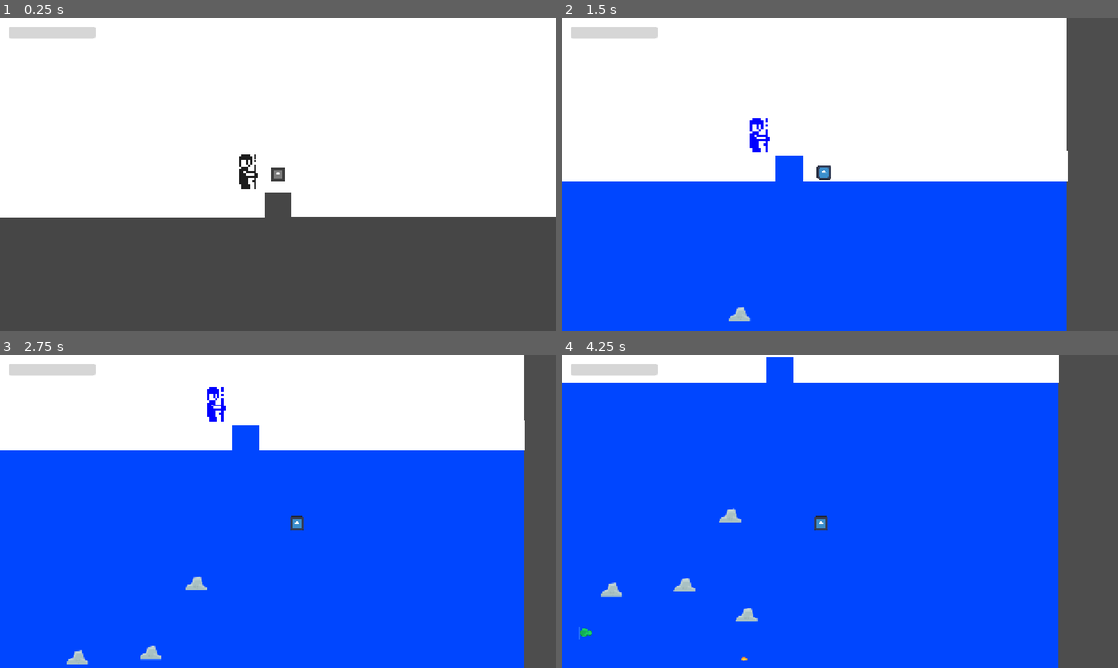
Above: before the commit, frames 1-4 (two rows, left to right).
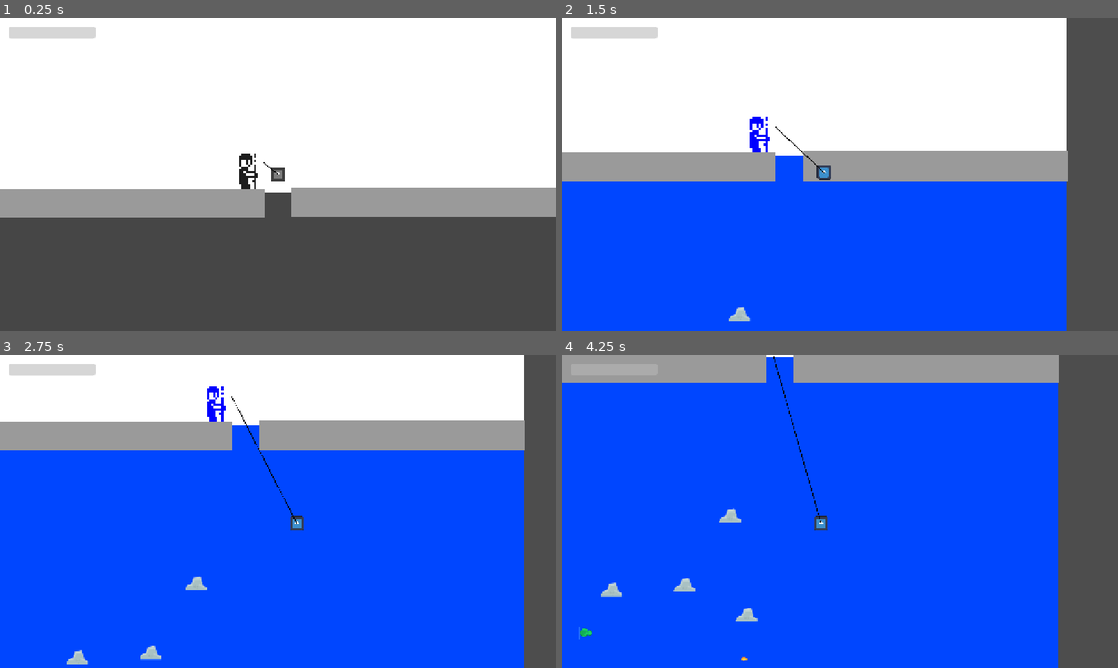
Above: after the commit, the same moments.

Repository: mason00james-cmyk/IceFisher
Game: Godot game, scene res://scenes/level_1.tscn
Same seed, same stepped clock (60 frames per second), same inputs: the game is played once before the commit and once after it. The engine's default icon, where the game draws it, is replaced by a stand-in: a white triangle on a blue panel in a dark square.
Inputs:
- Up to frame 1 (0.25 s): no input
- Up to frame 2 (1.5 s): tap Enter at 0.5 s; hold D (steer_right) 0.53-1.28 s; tap Space (cast) at 0.6 s; hold A (steer_left) from 1.28 s (still down); tap W (reel) at 1.35 s
- Up to frame 3 (2.75 s): release A (steer_left) at 2.03 s; hold D (steer_right) from 2.03 s (still down); tap Space (cast) at 2.1 s
- Up to frame 4 (4.25 s): tap W (reel) at 2.85 s; release D (steer_right) at 3.53 s; hold A (steer_left) from 3.53 s (still down); tap Space (cast) at 3.6 s

The runs differ from the first frame. In frame 1, 8.8% of the frame differs, in the area x 0-100%, y 43-64%; in frame 2, 8.2%; in frame 3, 8.5%; in frame 4, 7.6%.

Commit message:
sick fishing line
its a line

Diff:
--- a/scenes/level_1.tscn
+++ b/scenes/level_1.tscn
@@ -8,6 +8,7 @@
 [ext_resource type="PackedScene" uid="uid://d00pck1m3riht" path="res://scenes/target.tscn" id="5_fcfvj"]
 [ext_resource type="PackedScene" uid="uid://b6ga78ptpbccx" path="res://rock.tscn" id="7_pa8r4"]
 [ext_resource type="Texture2D" uid="uid://bqkskukqbvl3o" path="res://art/icefishing.png" id="8_15mv3"]
+[ext_resource type="Script" uid="uid://dm3vt8eqcajut" path="res://scripts/fishing_line.gd" id="9_e3sih"]
 
 [sub_resource type="CircleShape2D" id="CircleShape2D_l885w"]
 radius = 12.0
@@ -137,26 +138,39 @@
 offset_top = -8.0
 offset_right = -31.0
 offset_bottom = 60.0
+color = Color(0.6052743, 0.6052743, 0.6052743, 1)
 
 [node name="IceRight" type="ColorRect" parent="." unique_id=1201784927]
 offset_left = 32.0
 offset_top = -10.0
 offset_right = 642.0
 offset_bottom = 58.0
+color = Color(0.6052743, 0.6052743, 0.6052743, 1)
 
 [node name="Surface" type="Node2D" parent="." unique_id=1887086314]
 texture_filter = 1
 
 [node name="FishermanHold" type="Sprite2D" parent="Surface" unique_id=723793435]
-position = Vector2(-70, -47)
+position = Vector2(-70, -48.000004)
 scale = Vector2(5, 5)
 texture = ExtResource("8_15mv3")
 region_enabled = true
 region_rect = Rect2(80, 16, 16, 16)
 
 [node name="FishermanCast" type="Sprite2D" parent="Surface" unique_id=129736286]
-position = Vector2(-73, -47)
+position = Vector2(-73.00001, -48.000004)
 scale = Vector2(5, 5)
 texture = ExtResource("8_15mv3")
 region_enabled = true
 region_rect = Rect2(96, 16, 16, 16)
+
+[node name="RodTip" type="Marker2D" parent="Surface" unique_id=1047329616]
+position = Vector2(-33, -67)
+
+[node name="FishingLine" type="Line2D" parent="." unique_id=950122293 node_paths=PackedStringArray("rod_tip", "hook")]
+z_index = 1
+width = 2.0
+default_color = Color(0.0045364476, 0.004536448, 0.0045364476, 1)
+script = ExtResource("9_e3sih")
+rod_tip = NodePath("../Surface/RodTip")
+hook = NodePath("../Hook")
--- /dev/null
+++ b/scripts/fishing_line.gd
@@ -0,0 +1,9 @@
+extends Line2D
+
+@export var rod_tip: Node2D
+@export var hook: Node2D
+
+func _process(_delta):
+	clear_points()
+	add_point(to_local(rod_tip.global_position))
+	add_point(to_local(hook.global_position))
Not shown, added: scripts/fishing_line.gd.uid
